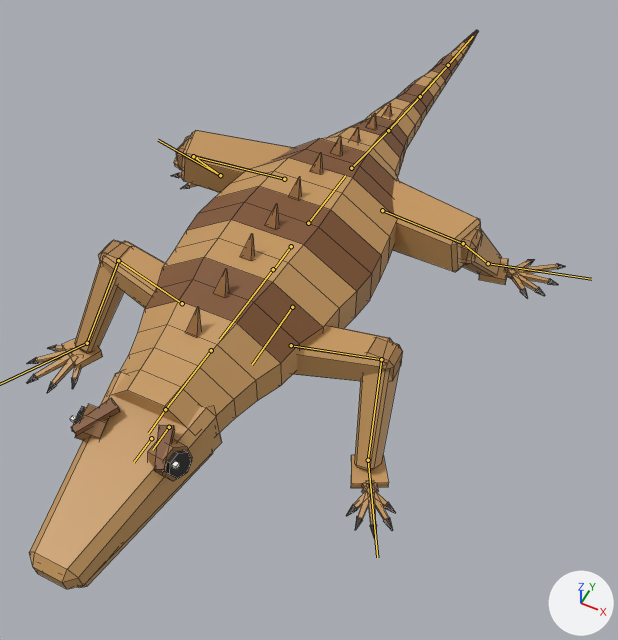
What one commit did to the FBX model models/sand-lizard/SandLizard.fbx.
Camera for both pictures: a 50 mm lens placed at (0.153, -0.285, 0.351), pointed at (0.011, -0.002, -0.004). Arrows for +X, +Y and +Z are at lower right; the lights stay in place. The first picture is the older version. The bones that bend it are drawn over the model as lines. Mesh edges are drawn as thin lines.

In view in the first picture: 'SandLizard_Mesh'.
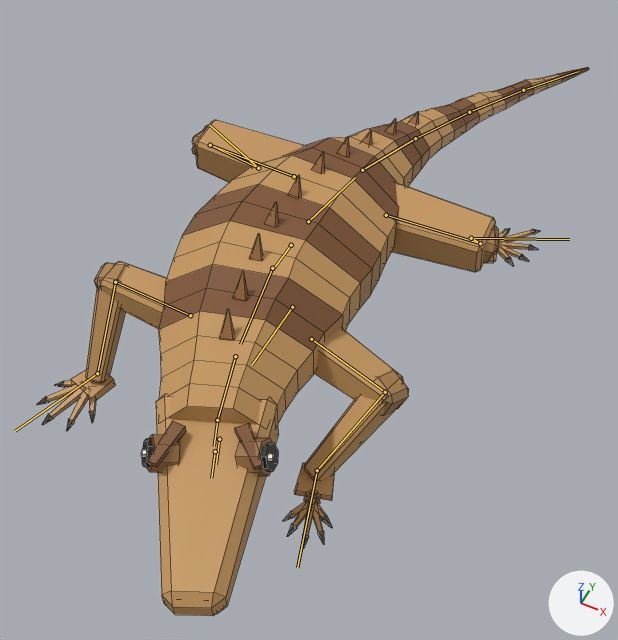
The newer file adds an action. The first version stands in its rest pose; the second is drawn at frame 10 of the action 'SandLizard|TurnLeft'.

Location of each change, (x1, y1, x2, y2) in pixels of the pictures (618 x 640 px):
'SandLizard_Mesh', posed
    before: (27, 30, 565, 589)
    after: (37, 67, 589, 616)
bone 'Chest', root to tip
    before: (273, 269) to (219, 339)
    after: (272, 268) to (240, 344)
bone 'Neck', root to tip
    before: (211, 350) to (165, 409)
    after: (235, 356) to (217, 420)
bone 'Head', root to tip
    before: (165, 409) to (148, 433)
    after: (217, 420) to (214, 446)
bone 'UpperArm_L', root to tip
    before: (291, 345) to (381, 359)
    after: (311, 339) to (385, 392)
bone 'Forearm_L', root to tip
    before: (381, 359) to (368, 460)
    after: (385, 392) to (317, 470)
bone 'Hand_L', root to tip
    before: (368, 460) to (377, 557)
    after: (317, 470) to (297, 567)
bone 'Forearm_R', root to tip
    before: (118, 260) to (87, 343)
    after: (115, 282) to (97, 373)
bone 'Hips', root to tip
    before: (308, 223) to (345, 175)
    after: (308, 221) to (355, 177)
bone 'Tail1', root to tip
    before: (351, 168) to (388, 130)
    after: (362, 170) to (415, 138)
bone 'Tail2', root to tip
    before: (388, 130) to (420, 96)
    after: (415, 138) to (469, 112)
bone 'Tail3', root to tip
    before: (420, 96) to (448, 65)
    after: (469, 112) to (523, 90)
bone 'Tail4', root to tip
    before: (448, 65) to (473, 36)
    after: (523, 90) to (578, 71)
bone 'Thigh_L', root to tip
    before: (382, 210) to (463, 243)
    after: (386, 215) to (480, 243)
bone 'Shin_L', root to tip
    before: (463, 243) to (488, 263)
    after: (480, 243) to (471, 238)
bone 'Foot_L', root to tip
    before: (488, 263) to (591, 279)
    after: (471, 238) to (569, 239)
bone 'Thigh_R', root to tip
    before: (284, 179) to (193, 156)
    after: (294, 176) to (210, 145)
bone 'Shin_R', root to tip
    before: (193, 156) to (220, 175)
    after: (210, 145) to (258, 168)
bone 'Foot_R', root to tip
    before: (220, 175) to (158, 140)
    after: (258, 168) to (209, 125)

The edits, one by one:
Bone 'Chest' (bone_chest) turns from (0, 0, 0) to (0, 0, -12) degrees about its own x, y and z.
Bone 'Neck' (bone_neck) turns from (0, 0, 0) to (-3, 0, -7) degrees about its own x, y and z.
Bone 'Head' (bone_head) turns from (0, 0, 0) to (0, 0, -6) degrees about its own x, y and z.
Bone 'UpperArm_L' (bone_upperarm_l) turns from (0, 0, 0) to (-10, -14, -34) degrees about its own x, y and z.
Bone 'Forearm_L' (bone_forearm_l) turns from (0, 0, 0) to (-2, 0, 5) degrees about its own x, y and z.
Bone 'Hand_L' (bone_hand_l) turns from (0, 0, 0) to (-2, 21, 14) degrees about its own x, y and z.
Bone 'Forearm_R' (bone_forearm_r) turns from (0, 0, 0) to (-2, 0, -3) degrees about its own x, y and z.
Bone 'Hand_R' (bone_hand_r) turns from (0, 0, 0) to (2, -3, -2) degrees about its own x, y and z.
Bone 'Hips' (bone_hips) turns from (0, 0, 0) to (0, 0, -7) degrees about its own x, y and z.
Bone 'Tail1' (bone_tail1) turns from (0, 0, 0) to (0, 1, -5) degrees about its own x, y and z.
Bone 'Tail2' (bone_tail2) turns from (0, 0, 0) to (0, 1, -6) degrees about its own x, y and z.
Bone 'Tail3' (bone_tail3) turns from (0, 0, 0) to (0, 1, -5) degrees about its own x, y and z.
Bone 'Tail4' (bone_tail4) turns from (0, 0, 0) to (0, 1, -5) degrees about its own x, y and z.
Bone 'Thigh_L' (bone_thigh_l) turns from (0, 0, 0) to (-14, 12, 19) degrees about its own x, y and z.
Bone 'Shin_L' (bone_shin_l) turns from (0, 0, 0) to (0, 0, 5) degrees about its own x, y and z.
Bone 'Foot_L' (bone_foot_l) turns from (0, 0, 0) to (8, -11, -11) degrees about its own x, y and z.
Bone 'Thigh_R' (bone_thigh_r) turns from (0, 0, 0) to (-4, -3, -5) degrees about its own x, y and z.
Bone 'Shin_R' (bone_shin_r) turns from (0, 0, 0) to (0, 0, -5) degrees about its own x, y and z.
Bone 'Foot_R' (bone_foot_r) turns from (0, 0, 0) to (5, 5, 5) degrees about its own x, y and z.
